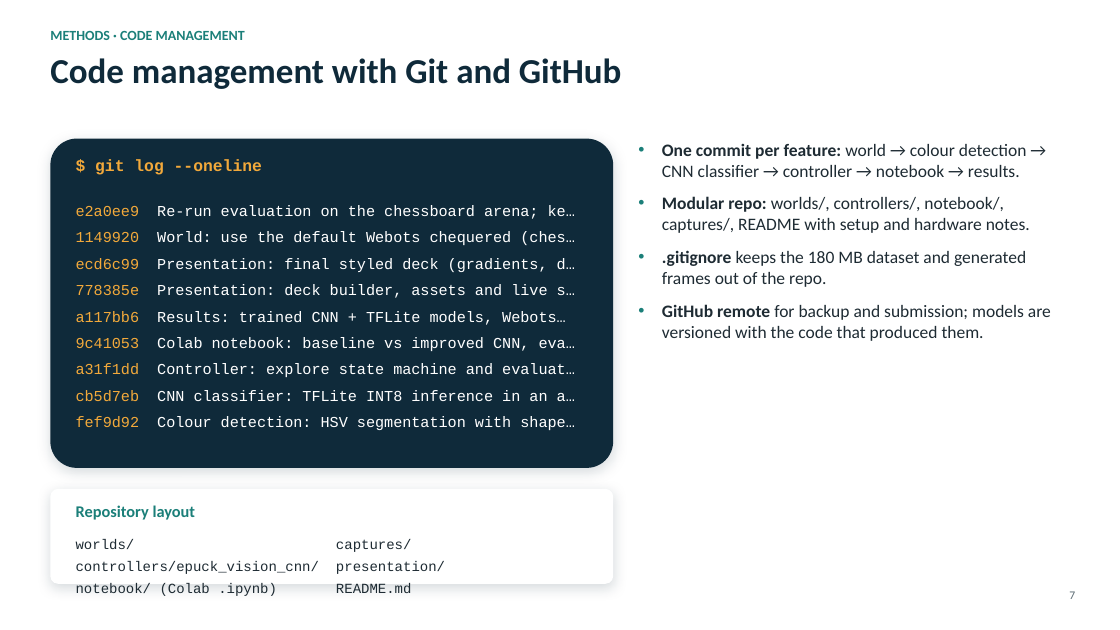
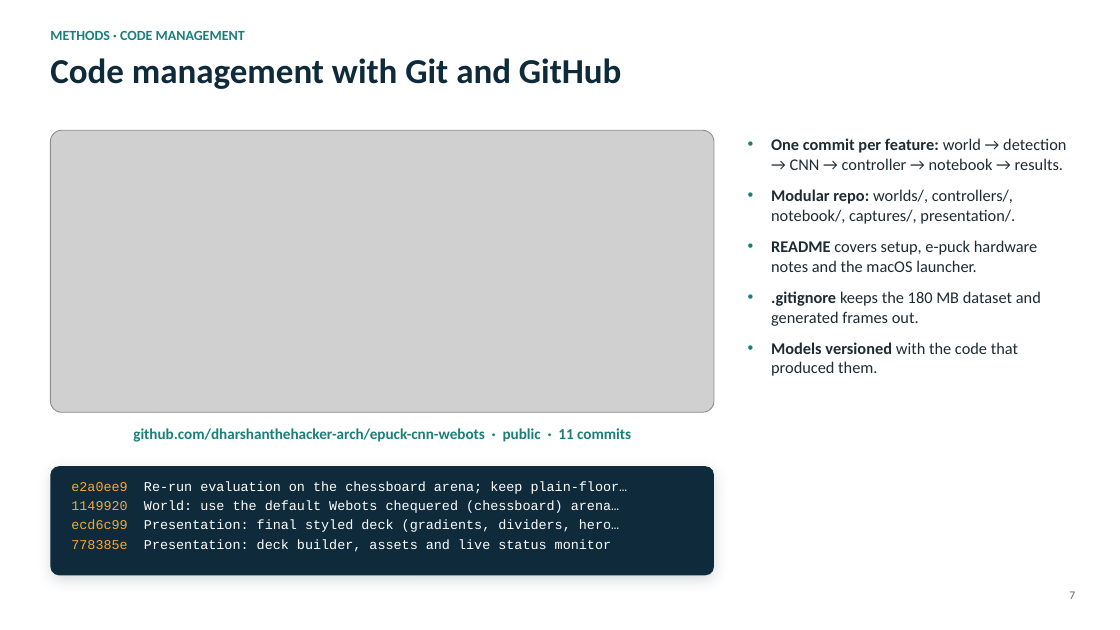
Before and after one commit to dharshanthehacker-arch/epuck-cnn-webots, a slide deck: slide 7 of presentation/CNN_Webots_Presentation.pptx. Drawn at 1120x630 pixels with LibreOffice and Linux fonts; fonts in the diff are those of the drawing; grey boxes stand for pictures; background and template pictures are left out. Boxes give left, top, right and bottom in pixels: in the first picture for what was removed or moved away, otherwise in the second. Text is boxed around its words. In the diff, an @@ line names an element or a change of style, - is before the commit and + after.

```diff
--- a/presentation/CNN_Webots_Presentation.pptx
+++ b/presentation/CNN_Webots_Presentation.pptx
@@ rounded rectangle removed at <box>50,139,613,468</box> @@
@@ picture added at <box>50,130,714,413</box> @@
@@ text at <box>771,138,1066,376</box>: text changed; size 15 to 14 pt @@
-• One commit per feature: world → colour detection → CNN classifier → controller → notebook → results.
-• Modular repo: worlds/, controllers/, notebook/, captures/, README with setup and hardware notes.
-• .gitignore keeps the 180 MB dataset and generated frames out of the repo.
-• GitHub remote for backup and submission; models are versioned with the code that produced them.
+• One commit per feature: world → detection → CNN → controller → notebook → results.
+• Modular repo: worlds/, controllers/, notebook/, captures/, presentation/.
+• README covers setup, e-puck hardware notes and the macOS launcher.
+• .gitignore keeps the 180 MB dataset and generated frames out.
+• Models versioned with the code that produced them.
@@ text removed at <box>95,159,262,175</box> @@
-$ git log --oneline
@@ text removed at <box>76,205,575,430</box> @@
-e2a0ee9 Re-run evaluation on the chessboard arena; ke…
-1149920 World: use the default Webots chequered (ches…
-ecd6c99 Presentation: final styled deck (gradients, d…
-778385e Presentation: deck builder, assets and live s…
-a117bb6 Results: trained CNN + TFLite models, Webots…
-9c41053 Colab notebook: baseline vs improved CNN, eva…
-a31f1dd Controller: explore state machine and evaluat…
-cb5d7eb CNN classifier: TFLite INT8 inference in an a…
-fef9d92 Colour detection: HSV segmentation with shape…
@@ text added at <box>133,428,631,442</box>, 13 pt, text #1B7F79, bold @@
+github.com/dharshanthehacker-arch/epuck-cnn-webots · public · 11 commits
@@ rounded rectangle: place and size @@
-rounded rectangle at <box>50,489,613,584</box>
+rounded rectangle at <box>50,466,714,576</box>
@@ rounded rectangle at <box>50,466,714,576</box>: fill #FFFFFF to #0F2A3A @@
@@ text added at <box>71,481,628,552</box>, 11.5 pt, text #FFFFFF @@
+e2a0ee9 Re-run evaluation on the chessboard arena; keep plain-floor…
+1149920 World: use the default Webots chequered (chessboard) arena…
+ecd6c99 Presentation: final styled deck (gradients, dividers, hero…
+778385e Presentation: deck builder, assets and live status monitor
@@ text removed at <box>76,505,196,520</box> @@
-Repository layout
@@ text removed at <box>76,539,319,596</box> @@
-worlds/
-controllers/epuck_vision_cnn/
-notebook/ (Colab .ipynb)
@@ text removed at <box>336,539,445,593</box> @@
-captures/
-presentation/
-README.md
```
Also in this commit, not shown: 1 other slide changed, 5 other files.
